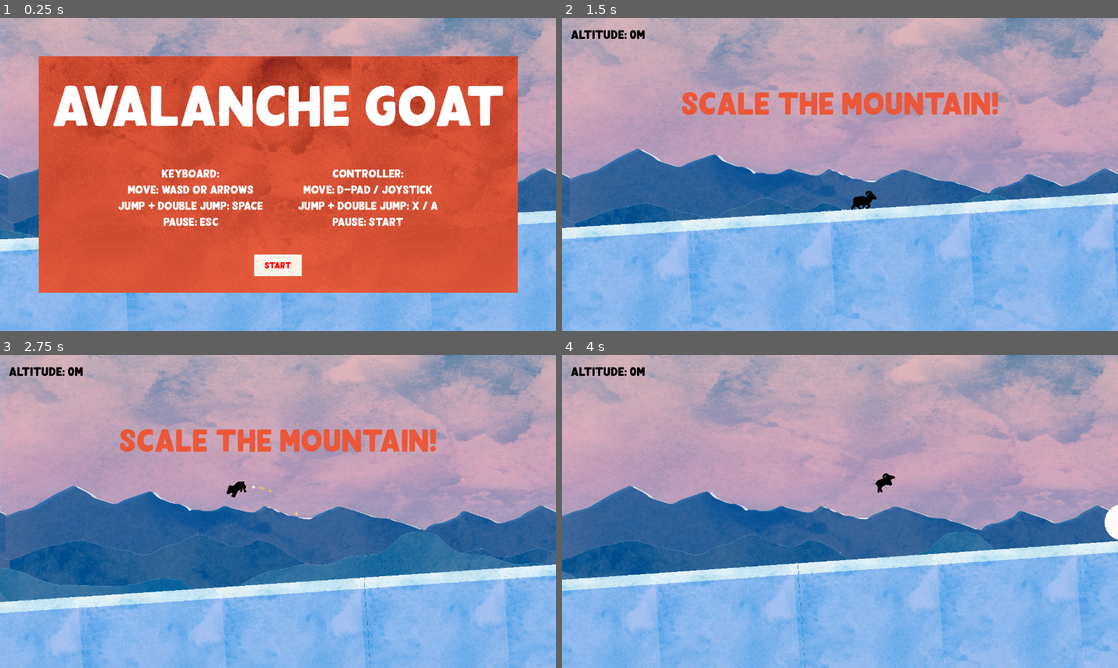
Above: before the commit, frames 1-4 (two rows, left to right).
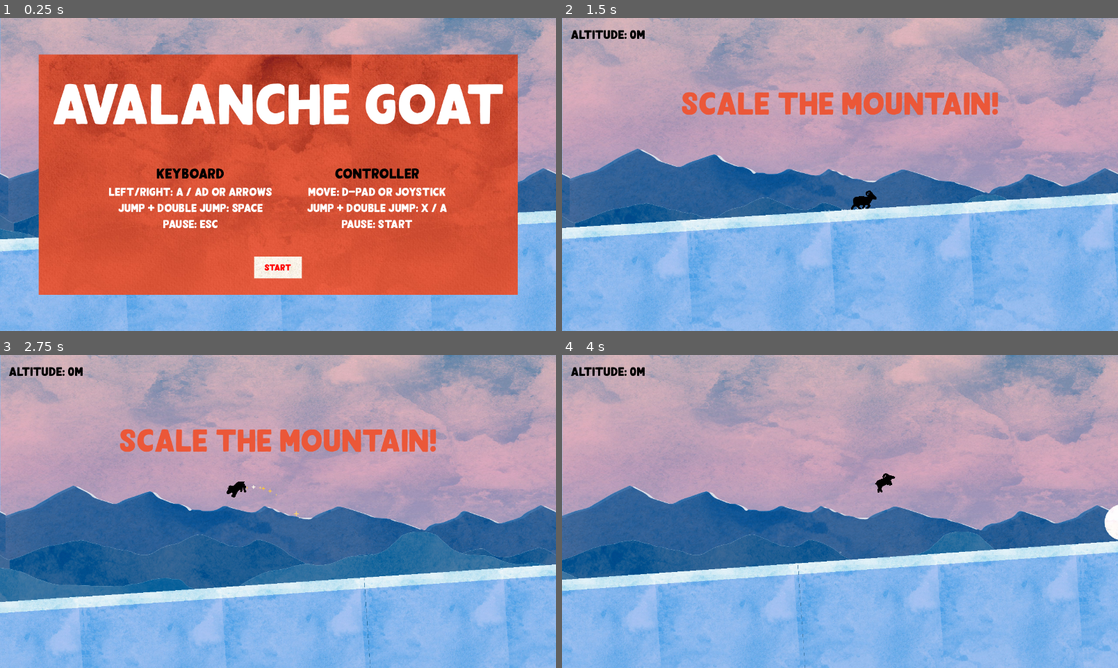
Above: after the commit, the same moments.

Repository: ashleyrevlett/avalanche
Game: Godot game, scene res://scene.tscn
Two runs of this game, one before a commit and one after it. Both use one fixed random seed, a clock stepped at 60 frames per second and the inputs below.
Inputs:
- Up to frame 1 (0.25 s): no input
- Up to frame 2 (1.5 s): click "Start" at 0.5 s; hold D (right) from 1.28 s (still down)
- Up to frame 3 (2.75 s): tap Space (jump) at 1.52, 2.27 s; release D (right) at 2.03 s; hold A (left) from 2.03 s (still down)
- Up to frame 4 (4 s): release A (left) at 2.78 s; hold D (right) from 2.78 s (still down); tap Space (jump) at 3.77 s

The runs differ from the first frame. In frame 1, 6.6% of the frame differs, in the area x 6-94%, y 11-89%; in frame 2, less than 0.1%; in frame 3, less than 0.1%; in frame 4, less than 0.1%.

Commit message:
Optimize textures. Build.

Diff:
--- a/assets/ui/new_theme.tres
+++ b/assets/ui/new_theme.tres
@@ -1,14 +1,14 @@
 [gd_resource type="Theme" load_steps=10 format=3 uid="uid://bg3tjxvqinco1"]
 
 [ext_resource type="FontFile" uid="uid://c8pwdusbkecma" path="res://assets/fonts/Rodetta-lgDvd.otf" id="1_5gv0d"]
-[ext_resource type="Texture2D" uid="uid://df6s4iw60q8xp" path="res://assets/ui/button_bg.png" id="2_c4a0u"]
-[ext_resource type="Texture2D" uid="uid://ei7n70j3q1fv" path="res://assets/ui/button_pressed_bg.png" id="2_u2y6h"]
-[ext_resource type="Texture2D" uid="uid://bad5ykcksldxs" path="res://assets/ui/panel.png" id="4_2cgne"]
+[ext_resource type="Texture2D" uid="uid://3sa1pqhcyhfm" path="res://assets/ui/button_pressed_bg.jpg" id="2_wqlp2"]
+[ext_resource type="Texture2D" uid="uid://d2b31bsvbda55" path="res://assets/ui/button_bg.jpg" id="3_1wo85"]
+[ext_resource type="Texture2D" uid="uid://0b828fomxaw4" path="res://assets/ui/panel.jpg" id="4_i83g2"]
 
 [sub_resource type="StyleBoxEmpty" id="StyleBoxEmpty_3h8fy"]
 
 [sub_resource type="StyleBoxTexture" id="StyleBoxTexture_vrfye"]
-texture = ExtResource("2_u2y6h")
+texture = ExtResource("2_wqlp2")
 expand_margin_left = 24.0
 expand_margin_top = 12.0
 expand_margin_right = 24.0
@@ -17,7 +17,7 @@
 axis_stretch_vertical = 1
 
 [sub_resource type="StyleBoxTexture" id="StyleBoxTexture_dhdst"]
-texture = ExtResource("2_c4a0u")
+texture = ExtResource("3_1wo85")
 expand_margin_left = 24.0
 expand_margin_top = 12.0
 expand_margin_right = 24.0
@@ -26,7 +26,7 @@
 axis_stretch_vertical = 1
 
 [sub_resource type="StyleBoxTexture" id="StyleBoxTexture_416mq"]
-texture = ExtResource("2_u2y6h")
+texture = ExtResource("2_wqlp2")
 expand_margin_left = 24.0
 expand_margin_top = 12.0
 expand_margin_right = 24.0
@@ -35,7 +35,7 @@
 axis_stretch_vertical = 1
 
 [sub_resource type="StyleBoxTexture" id="StyleBoxTexture_c77v0"]
-texture = ExtResource("4_2cgne")
+texture = ExtResource("4_i83g2")
 axis_stretch_horizontal = 1
 axis_stretch_vertical = 1
 
--- a/ground.tscn
+++ b/ground.tscn
@@ -1,7 +1,7 @@
 [gd_scene load_steps=5 format=3 uid="uid://b8wcb1enfr6ee"]
 
 [ext_resource type="Script" path="res://scripts/ground.gd" id="1_05p53"]
-[ext_resource type="Texture2D" uid="uid://bd52ccnuabh2u" path="res://assets/sprites/ground.png" id="2_ieuhn"]
+[ext_resource type="Texture2D" uid="uid://cg6fasd2et41r" path="res://assets/sprites/ground.jpg" id="2_dnv7y"]
 
 [sub_resource type="PhysicsMaterial" id="PhysicsMaterial_n7eoa"]
 friction = 0.1
@@ -33,6 +33,6 @@
 offset_bottom = 500.0
 grow_horizontal = 2
 grow_vertical = 2
-texture = ExtResource("2_ieuhn")
+texture = ExtResource("2_dnv7y")
 expand_mode = 1
 stretch_mode = 1
--- a/scene.tscn
+++ b/scene.tscn
@@ -2,9 +2,9 @@
 
 [ext_resource type="Script" path="res://scripts/game.gd" id="1_8h2uv"]
 [ext_resource type="Script" path="res://scripts/character.gd" id="1_elf0q"]
-[ext_resource type="Texture2D" uid="uid://biayk0d0mn2eo" path="res://assets/background/sky.png" id="2_kuxdw"]
+[ext_resource type="Texture2D" uid="uid://dk4tpc3ttgmvr" path="res://assets/background/sky.jpg" id="2_2w00b"]
+[ext_resource type="Texture2D" uid="uid://bjoywlblecjik" path="res://assets/background/sky_light.jpg" id="3_8k4r3"]
 [ext_resource type="Texture2D" uid="uid://cjn13yrassxte" path="res://assets/background/bg_3.png" id="3_hxg7i"]
-[ext_resource type="Texture2D" uid="uid://ccxxrb8tf0l3" path="res://assets/background/sky_light.png" id="3_jea1i"]
 [ext_resource type="Texture2D" uid="uid://dqvlgflen1qku" path="res://assets/background/bg_1.png" id="3_n0ldm"]
 [ext_resource type="Script" path="res://scripts/camera.gd" id="3_s3w6k"]
 [ext_resource type="Texture2D" uid="uid://deqp7ksnh5l6u" path="res://assets/background/bg_2.png" id="4_b0lmn"]
@@ -17,7 +17,6 @@
 [ext_resource type="AudioStream" uid="uid://c8i3aicr2qhvg" path="res://assets/audio/689407__saha213131__goat.mp3" id="10_5vt0m"]
 [ext_resource type="Script" path="res://scripts/avalanche_event.gd" id="10_op0mp"]
 [ext_resource type="PackedScene" uid="uid://mymenr8v2cn3" path="res://spawn_marker.tscn" id="11_5lgqo"]
-[ext_resource type="Texture2D" uid="uid://bad5ykcksldxs" path="res://assets/ui/panel.png" id="11_255rr"]
 [ext_resource type="Theme" uid="uid://bg3tjxvqinco1" path="res://assets/ui/new_theme.tres" id="14_dmtj7"]
 [ext_resource type="FontFile" uid="uid://c8pwdusbkecma" path="res://assets/fonts/Rodetta-lgDvd.otf" id="14_i6g70"]
 [ext_resource type="AudioStream" uid="uid://b01l0b4v6bjre" path="res://assets/audio/377309__mrthenoronha__piano-game-theme-loop.mp3" id="15_245i3"]
@@ -273,8 +272,10 @@
 [sub_resource type="RectangleShape2D" id="RectangleShape2D_vua0g"]
 size = Vector2(52.0135, 6.5)
 
+[sub_resource type="CompressedTexture2D" id="CompressedTexture2D_8idck"]
+
 [sub_resource type="StyleBoxTexture" id="StyleBoxTexture_2d4bo"]
-texture = ExtResource("11_255rr")
+texture = SubResource("CompressedTexture2D_8idck")
 texture_margin_left = 8.0
 texture_margin_top = 8.0
 texture_margin_right = 8.0
@@ -296,14 +297,14 @@
 unique_name_in_owner = true
 position = Vector2(0, -17)
 scale = Vector2(1, 0.618274)
-texture = ExtResource("2_kuxdw")
+texture = ExtResource("2_2w00b")
 centered = false
 
 [node name="SkyLight" type="Sprite2D" parent="ParallaxBackground/SkyParallaxLayer"]
 unique_name_in_owner = true
 position = Vector2(0, -17)
 scale = Vector2(1, 0.618274)
-texture = ExtResource("3_jea1i")
+texture = ExtResource("3_8k4r3")
 centered = false
 
 [node name="ParallaxLayer" type="ParallaxLayer" parent="ParallaxBackground"]
@@ -311,7 +312,7 @@
 
 [node name="Sun" type="Sprite2D" parent="ParallaxBackground/ParallaxLayer"]
 unique_name_in_owner = true
-position = Vector2(162, 124)
+position = Vector2(443, 124)
 scale = Vector2(0.5, 0.5)
 texture = ExtResource("19_aq5d1")
 script = ExtResource("20_ubo7t")
@@ -631,13 +632,21 @@
 theme_override_constants/margin_right = 20
 theme_override_constants/margin_bottom = 20
 
-[node name="Controls" type="Label" parent="GameStartUI/PanelContainer/MarginContainer/VBoxContainer/VBoxContainer/HBoxContainer/MarginContainer"]
+[node name="VBoxContainer" type="VBoxContainer" parent="GameStartUI/PanelContainer/MarginContainer/VBoxContainer/VBoxContainer/HBoxContainer/MarginContainer"]
+layout_mode = 2
+
+[node name="Label" type="Label" parent="GameStartUI/PanelContainer/MarginContainer/VBoxContainer/VBoxContainer/HBoxContainer/MarginContainer/VBoxContainer"]
+layout_mode = 2
+theme_override_font_sizes/font_size = 32
+text = "Keyboard"
+horizontal_alignment = 1
+
+[node name="Controls" type="Label" parent="GameStartUI/PanelContainer/MarginContainer/VBoxContainer/VBoxContainer/HBoxContainer/MarginContainer/VBoxContainer"]
 layout_mode = 2
 theme_override_colors/font_color = Color(1, 1, 1, 1)
 theme_override_fonts/font = ExtResource("14_i6g70")
 theme_override_font_sizes/font_size = 26
-text = "KEYBOARD:
-Move: WASD or Arrows
+text = "Left/Right: A / aD or Arrows
 Jump + Double Jump: Space
 Pause: Esc"
 horizontal_alignment = 1
@@ -649,13 +658,21 @@
 theme_override_constants/margin_right = 20
 theme_override_constants/margin_bottom = 20
 
-[node name="Controls2" type="Label" parent="GameStartUI/PanelContainer/MarginContainer/VBoxContainer/VBoxContainer/HBoxContainer/MarginContainer2"]
+[node name="VBoxContainer" type="VBoxContainer" parent="GameStartUI/PanelContainer/MarginContainer/VBoxContainer/VBoxContainer/HBoxContainer/MarginContainer2"]
+layout_mode = 2
+
+[node name="Label2" type="Label" parent="GameStartUI/PanelContainer/MarginContainer/VBoxContainer/VBoxContainer/HBoxContainer/MarginContainer2/VBoxContainer"]
+layout_mode = 2
+theme_override_font_sizes/font_size = 32
+text = "Controller"
+horizontal_alignment = 1
+
+[node name="Controls2" type="Label" parent="GameStartUI/PanelContainer/MarginContainer/VBoxContainer/VBoxContainer/HBoxContainer/MarginContainer2/VBoxContainer"]
 layout_mode = 2
 theme_override_colors/font_color = Color(1, 1, 1, 1)
 theme_override_fonts/font = ExtResource("14_i6g70")
 theme_override_font_sizes/font_size = 26
-text = "Controller:
-Move: D-Pad / Joystick
+text = "Move: D-Pad or Joystick
 Jump + Double Jump: X / A
 Pause: Start"
 horizontal_alignment = 1
--- a/scripts/character.gd
+++ b/scripts/character.gd
@@ -135,10 +135,10 @@
 
 
 func _process(delta):
-	if not Constants.DEBUG:
+	if Constants.DEBUG:
 		%PlayerPos.text = "POS: (%s, %s)" % [int(global_position.x), int(global_position.y)]
 		%PlayerPos.text += "\nVEL: (%s, %s)" % [int(velocity.x), int(velocity.y)]
-		#%PlayerPos.text += "\non_ground: %s" % on_ground
+		%PlayerPos.text += "\non_ground: %s" % on_ground
 		%PlayerPos.text += "\nFPS: %d" % int(Engine.get_frames_per_second())
 
 
--- a/scripts/game.gd
+++ b/scripts/game.gd
@@ -99,8 +99,8 @@
 			var snowball_count = get_tree().get_nodes_in_group("snowball").size()
 			if snowball_count > Constants.MAX_SNOWBALLS or time_elapsed_since_melt > max_time_between_melts:
 				melt_event()
-			if Constants.DEBUG:
-				print("SNOWBALLS: ", snowball_count)
+			#if Constants.DEBUG:
+			#	print("SNOWBALLS: ", snowball_count)
 
 
 func save_high_score(score):
@@ -123,8 +123,8 @@
 
 
 func melt_event():
-	if Constants.DEBUG:
-		print("melt_event:", melting)
+	#if Constants.DEBUG:
+	#	print("melt_event:", melting)
 	if melting == true:
 		return
 	melting = true
@@ -140,8 +140,8 @@
 
 func stop_melting():
 	melting = false
-	if Constants.DEBUG:
-		print("stop melting!:", melting)
+	#if Constants.DEBUG:
+	#	print("stop melting!:", melting)
 
 	await get_tree().create_timer(1.0).timeout
 	%AvalancheEvent.start()
Binary file removed: assets/background/ground.png
Not shown, removed: assets/background/ground.png.import
Binary file added: assets/background/sky.jpg
Not shown, added: assets/background/sky.jpg.import
Binary file removed: assets/background/sky.png
Not shown, removed: assets/background/sky.png.import
Binary file added: assets/background/sky_light.jpg
Not shown, added: assets/background/sky_light.jpg.import
Binary file removed: assets/background/sky_light.png
Not shown, removed: assets/background/sky_light.png.import
Binary file added: assets/sprites/ground.jpg
Not shown, added: assets/sprites/ground.jpg.import
(and 24 more such lines)
